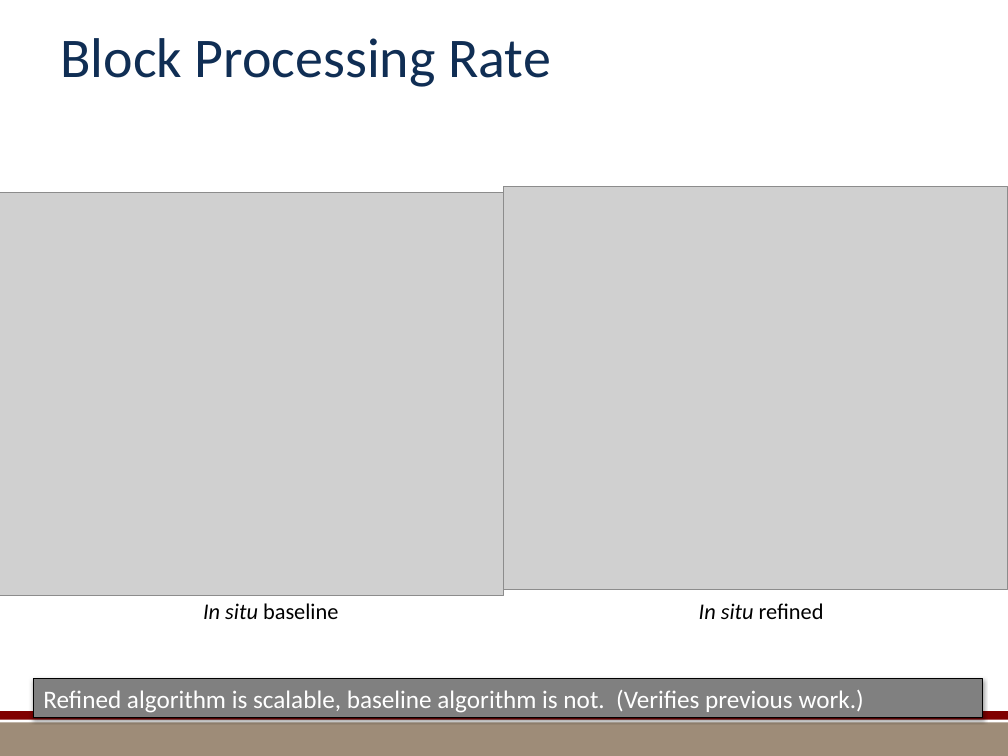
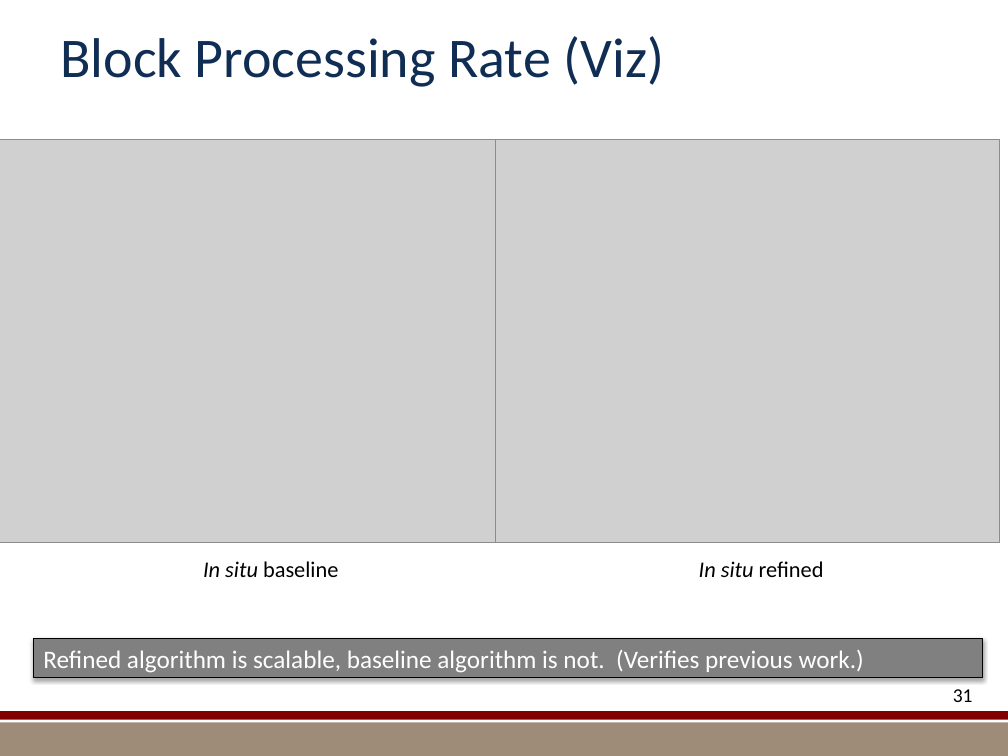
Before and after one commit to kmorel-papers/MilestoneFY13, a slide deck: slide 31 of Summary/SummarySlides.pptx. Drawn at 1008x756 pixels with LibreOffice and Linux fonts; fonts in the diff are those of the drawing; grey boxes stand for pictures; background and template pictures are left out. Boxes give left, top, right and bottom in pixels: in the first picture for what was removed or moved away, otherwise in the second. Text is boxed around its words. In the diff, an @@ line names an element or a change of style, - is before the commit and + after.

```diff
--- a/Summary/SummarySlides.pptx
+++ b/Summary/SummarySlides.pptx
@@ title at [60, 36, 664, 87]: text changed @@
-Block Processing Rate
+Block Processing Rate (Viz)
@@ picture: place and size @@
-picture at [0, 193, 504, 596]
+picture at [0, 140, 504, 543]
@@ picture: place and size @@
-picture at [504, 186, 1008, 590]
+picture at [496, 140, 1000, 543]
@@ text "In situ baseline": place and size @@
-text "In situ baseline" at [203, 603, 338, 619]
+text "In situ baseline" at [203, 561, 338, 577]
@@ text "In situ refined": place and size @@
-text "In situ refined" at [699, 603, 824, 619]
+text "In situ refined" at [699, 561, 824, 577]
@@ rectangle "Refined algorithm is scalable, baseline ...": place and size @@
-rectangle "Refined algorithm is scalable, baseline ..." at [33, 678, 983, 718]
+rectangle "Refined algorithm is scalable, baseline ..." at [33, 638, 983, 677]
```
Also in this commit, not shown: 11 other slides changed, 4 slides added, 3 slides removed, 19 other files.
